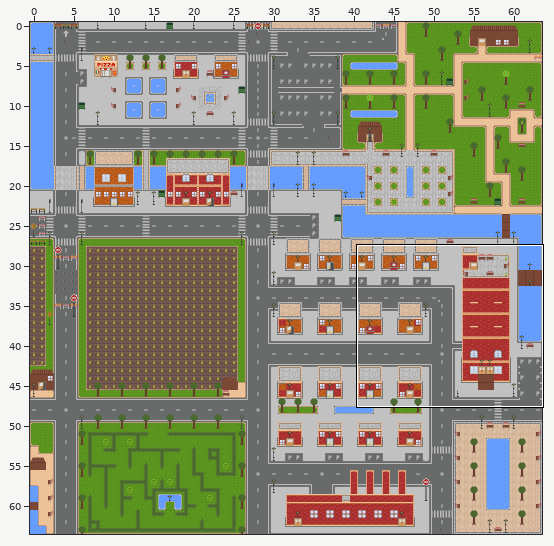
One commit to this Tiled map (JSON): assets/map/map1.json. Above: a wide view before the commit, with the close-up outlined.
Close-up. First the earlier version:
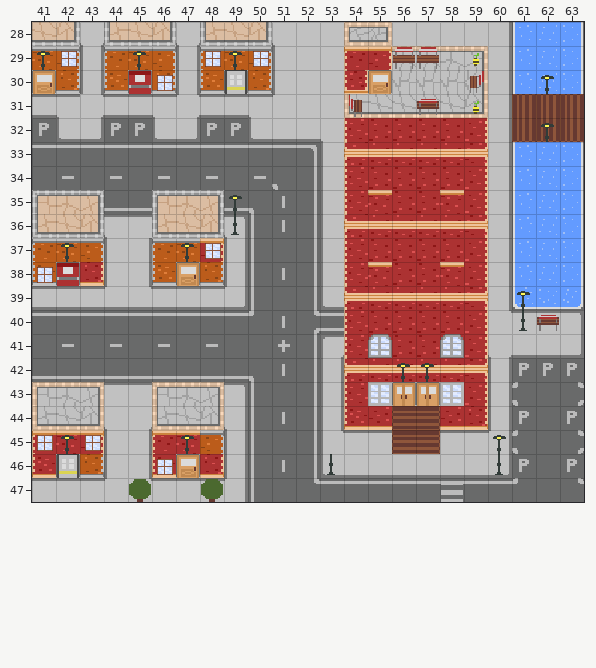
Cells are 16x16 px. Shown: x 41..63, y 28..47. The commit also changed other parts of the map, which this record leaves out.
Now the later version:
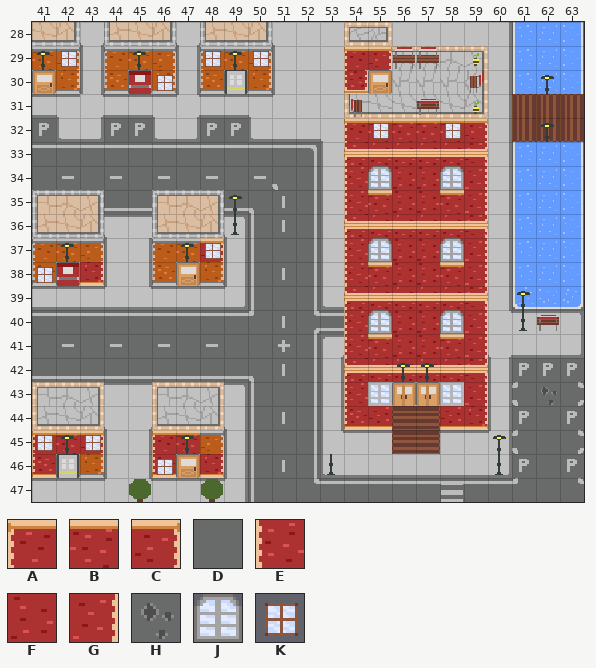
Key: from "tileset_map1": A 8, B 9, C 10, D 31, E 38, F 39, G 40, H 48, J 219, K 233.
_ is an empty cell.
From old to new:
Layer "Ground":
Tile D gives way to tile H in row 43 at x 62.
Layer "Objects":
Tile F is gone in row 41 at x 55 and 58.
Layer "Ornaments":
Tile E gives way to tile A in row 32 at x 54.
Tile F gives way to tile B in row 32 at x 55 to 58.
Tile J gives way to tile B in row 41 at x 55 and 58.
Tile G gives way to tile C in row 32 at x 59.
Layer "Ornaments2":
The edit adds tile J in row 34 at x 55 and 58; in row 37 at x 55 and 58; in row 40 at x 55 and 58.
The edit adds tile K in row 32 at x 55 and 58.
Boxes around the changes in both close-ups, in picture pixels (x1, y1, x2, y2):
changed: (344, 118, 488, 142)
added: (368, 166, 392, 190)
added: (440, 166, 464, 190)
added: (368, 238, 392, 262)
added: (440, 238, 464, 262)
changed: (368, 310, 392, 358)
changed: (440, 310, 464, 358)
changed: (541, 387, 557, 405)
